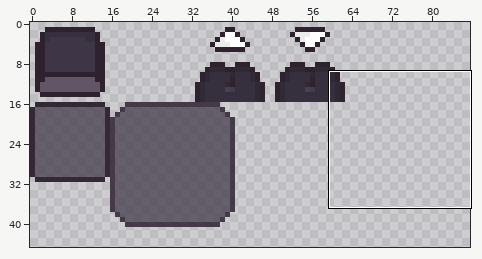
Edited in one commit: sprite sheet (assets/Textures/UI.png). Above: a wide view before the commit, with the close-up outlined.
Close-up. Earlier state:
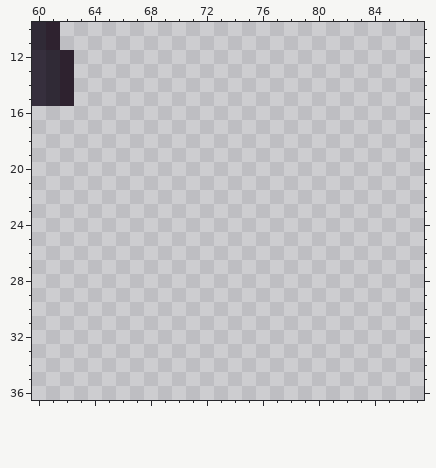
The file is 256x256 pixels. Colours within 5 levels of each other are drawn and written as one. Shown: x 60..87, y 10..36. The wide view leaves out empty margins.
Now the later version:
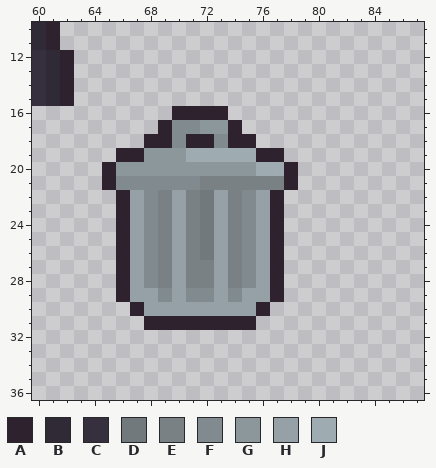
Palette (. is transparent): A #2e222f  B #302a36  C #362f3d  D #72797d  E #798185  F #818b8f  G #8c979c  H #95a1a6  J #9eabb0
Change:
The author put colour A in row 16 at x 70 to 73; in row 17 at x 69 and 74; in row 18 at x 68 to 69, 71 to 72 and 74 to 75; in row 19 at x 66 to 67 and 76 to 77; in rows 20 to 21 at x 65 and 78; in rows 22 to 29 at x 66 and 77.
The author put colour A in row 30 at x 67 and 76; in row 31 at x 68 to 75.
The author put colour D in rows 22 to 26 at x 72.
The author put colour E in row 21 at x 72 to 77; in rows 22 to 26 at x 69, 71 and 74; in rows 27 to 28 at x 69, 71 to 72 and 74.
The author put colour F in row 17 at x 70 to 71; in row 18 at x 70 and 73; in row 21 at x 66 to 71; in rows 22 to 28 at x 68 and 75; in row 29 at x 69, 71 to 72 and 74.
The author put colour G in row 17 at x 72 to 73; in row 19 at x 68 to 70; in row 20 at x 66 to 75.
The author put colour H in rows 22 to 28 at x 67, 70, 73 and 76; in row 29 at x 67 to 68, 70, 73 and 75 to 76; in row 30 at x 68 to 75.
The author put colour J in row 19 at x 71 to 75; in row 20 at x 76 to 77.
Changed places in both close-ups, as pixel boxes (x1, y1, x2, y2):
added: (102, 106, 298, 330)
